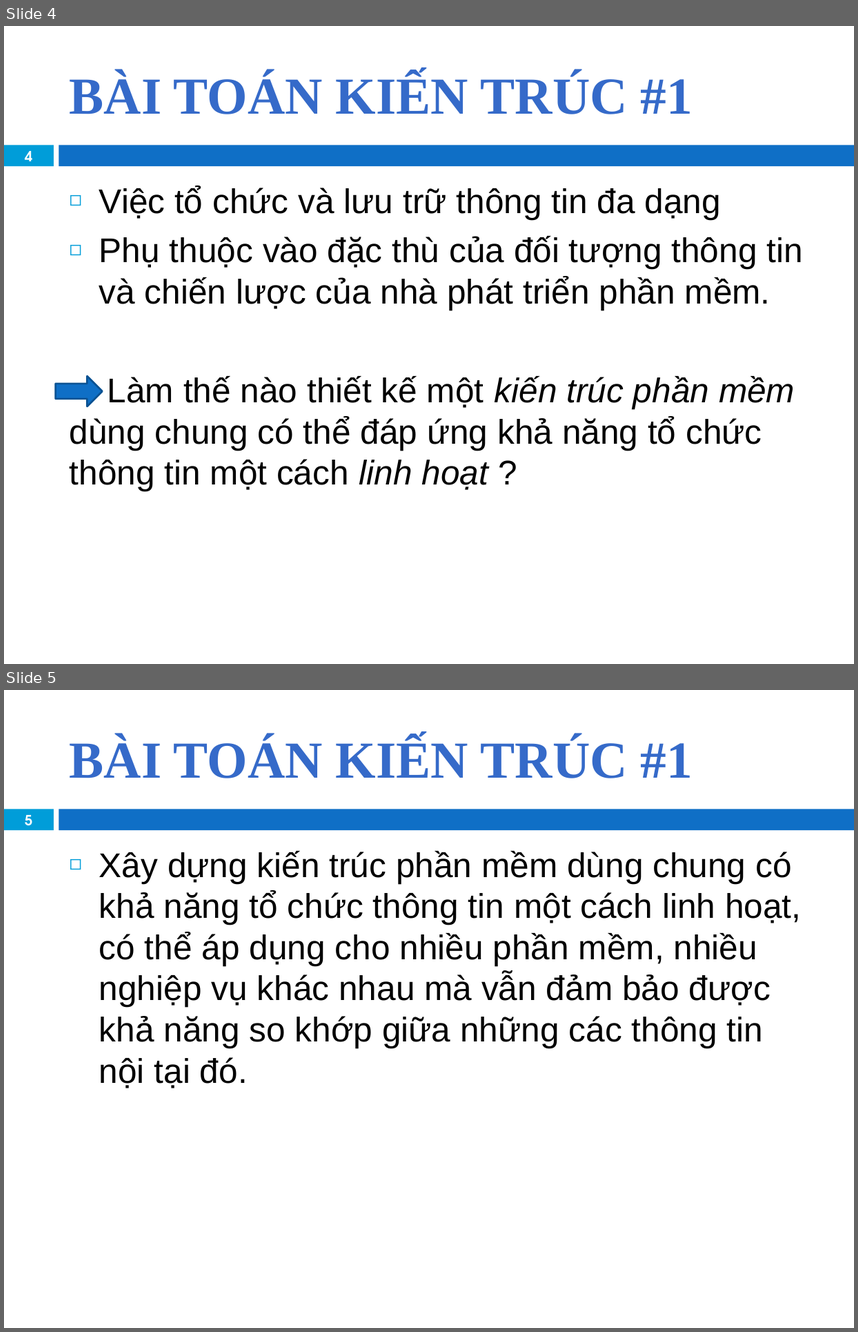
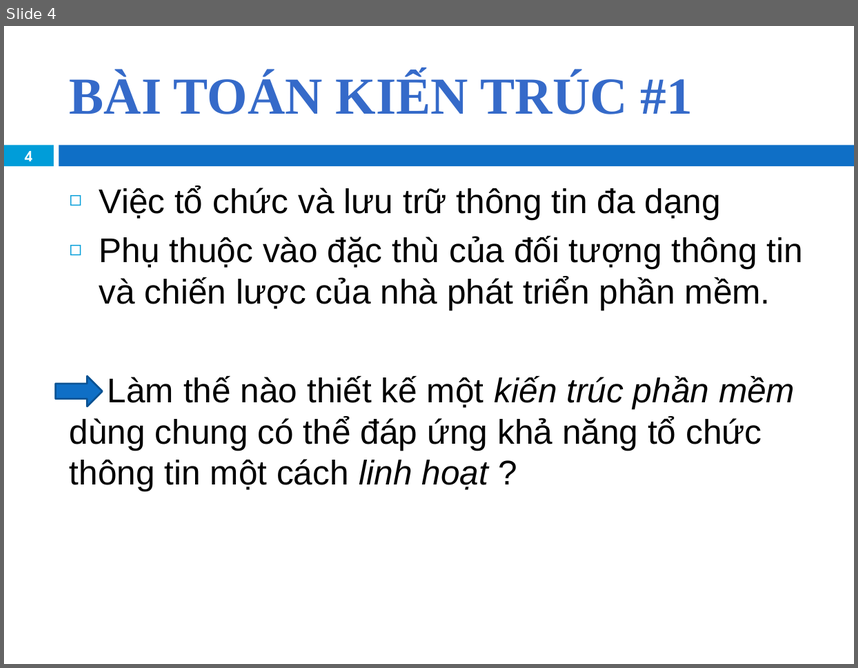
Before and after one commit to khanhduy94/jobzoom, a slide deck: Documents/JobZoom Presentation.pptx. Shown one above the other, each under a label of ours: slides 4 and 5 before the commit, slide 4 after it. The pictures are 858x1332 and 858x668 pixels, drawn with LibreOffice and Linux fonts; fonts in the diff are those of the drawing; background and template pictures are left out. Boxes give left, top, right and bottom in pixels: in the first picture for what was removed or moved away, otherwise in the second. Text is boxed around its words. In the diff, an @@ line names an element or a change of style, - is before the commit and + after.

```diff
--- a/Documents/JobZoom Presentation.pptx
+++ b/Documents/JobZoom Presentation.pptx
@@ slide 5 removed at [4,690,854,1328], background #FFFFFF; not listed: 2 template elements that a slide beside it also shows @@
@@ title removed at [70,738,693,778] @@
-BÀI TOÁN KIẾN TRÚC #1
@@ page number removed at [25,815,32,831] @@
-5
@@ text removed at [99,851,801,1088] @@
-◻ Xây dựng kiến trúc phần mềm dùng chung có khả năng tổ chức thông tin một cách linh hoạt, có thể áp dụng cho nhiều phần mềm, nhiều nghiệp vụ khác nhau mà vẫn đảm bảo được khả năng so khớp giữa những các thông tin nội tại đó.
```
Also in this commit, not shown: 7 slides changed.
